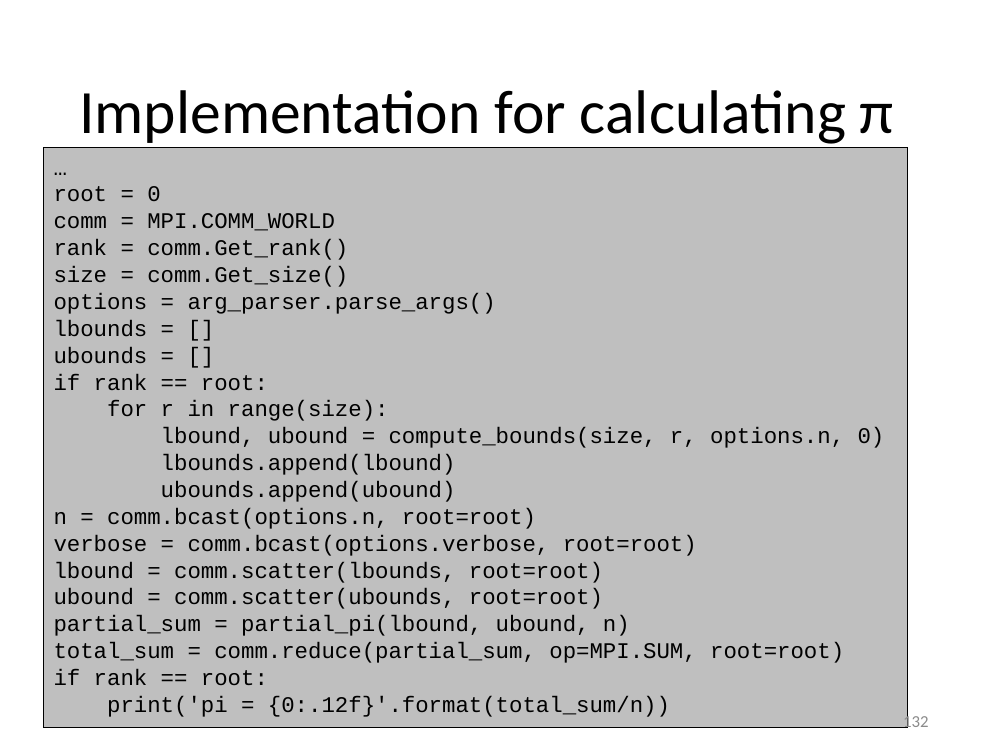
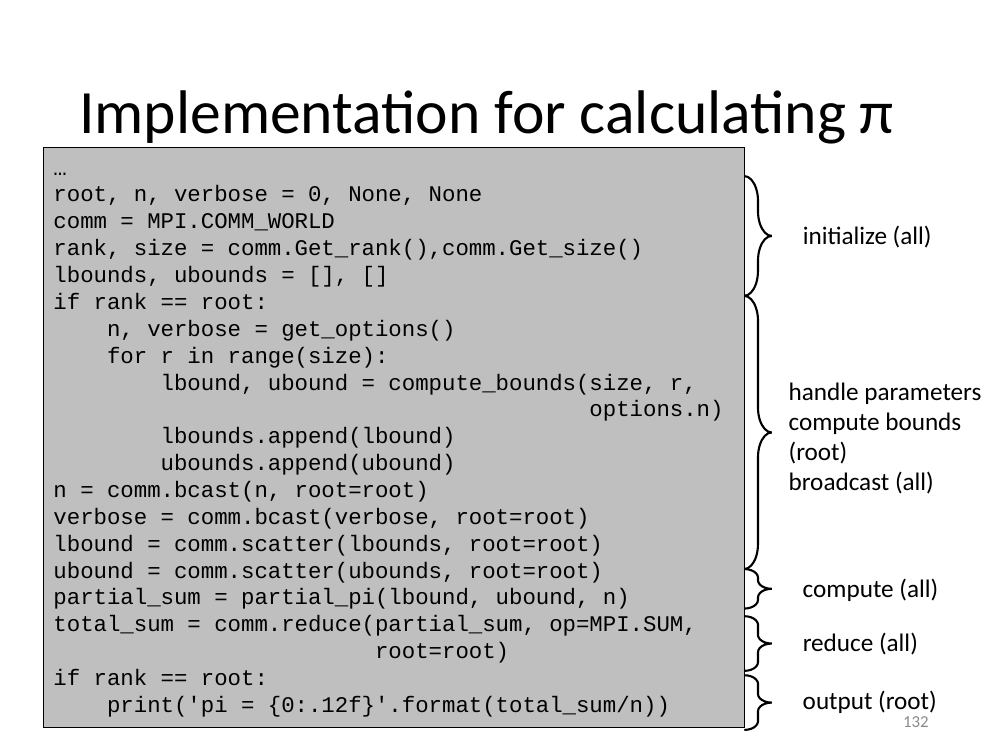
Before and after one commit to gjbex/training-material, a slide deck: slide 132 of Python/python_hpc.pptx. Drawn at 1008x756 pixels with LibreOffice and Linux fonts; fonts in the diff are those of the drawing. Boxes give left, top, right and bottom in pixels: in the first picture for what was removed or moved away, otherwise in the second. Text is boxed around its words. In the diff, an @@ line names an element or a change of style, - is before the commit and + after.

Commit message:
Improved collectives slides; improved pi compute example slide

```diff
--- a/Python/python_hpc.pptx
+++ b/Python/python_hpc.pptx
@@ rectangle "…": place and size @@
-rectangle "…" at box(43, 148, 907, 729)
+rectangle "…" at box(43, 148, 744, 729)
@@ right brace added at box(744, 176, 771, 296), outline #000000 1.5 pt @@
@@ text in rectangle at box(53, 185, 483, 205): text changed @@
-root = 0
+root, n, verbose = 0, None, None
@@ text in rectangle at box(53, 239, 643, 286): text changed @@
-rank = comm.Get_rank()
-size = comm.Get_size()
-options = arg_parser.parse_args()
-lbounds = []
-ubounds = []
+rank, size = comm.Get_rank(),comm.Get_size()
+lbounds, ubounds = [], []
@@ text added at box(803, 225, 932, 248), 18 pt, text #000000 @@
+initialize (all)
@@ right brace added at box(744, 296, 771, 570), outline #000000 1.5 pt @@
@@ text in rectangle at box(107, 320, 455, 341): paragraph added @@
+n, verbose = get_options()
@@ text in rectangle at box(161, 373, 723, 421): text changed @@
-lbound, ubound = compute_bounds(size, r, options.n, 0)
+lbound, ubound = compute_bounds(size, r,
+options.n)
@@ text added at box(789, 382, 981, 494), 18 pt, text #000000 @@
+handle parameters
+compute bounds
+(root)
+broadcast (all)
@@ text in rectangle at box(53, 481, 590, 529): text changed @@
-n = comm.bcast(options.n, root=root)
-verbose = comm.bcast(options.verbose, root=root)
+n = comm.bcast(n, root=root)
+verbose = comm.bcast(verbose, root=root)
@@ right brace added at box(744, 570, 771, 609), outline #000000 1.5 pt @@
@@ text added at box(803, 578, 938, 601), 18 pt, text #000000 @@
+compute (all)
@@ text in rectangle at box(53, 615, 696, 663): text changed @@
-total_sum = comm.reduce(partial_sum, op=MPI.SUM, root=root)
+total_sum = comm.reduce(partial_sum, op=MPI.SUM,
+root=root)
@@ right brace added at box(744, 616, 771, 670), outline #000000 1.5 pt @@
@@ text added at box(803, 632, 918, 655), 18 pt, text #000000 @@
+reduce (all)
@@ right brace added at box(744, 675, 771, 730), outline #000000 1.5 pt @@
@@ text added at box(803, 690, 937, 713), 18 pt, text #000000 @@
+output (root)
```
Also in this commit, not shown: 6 other slides changed.
